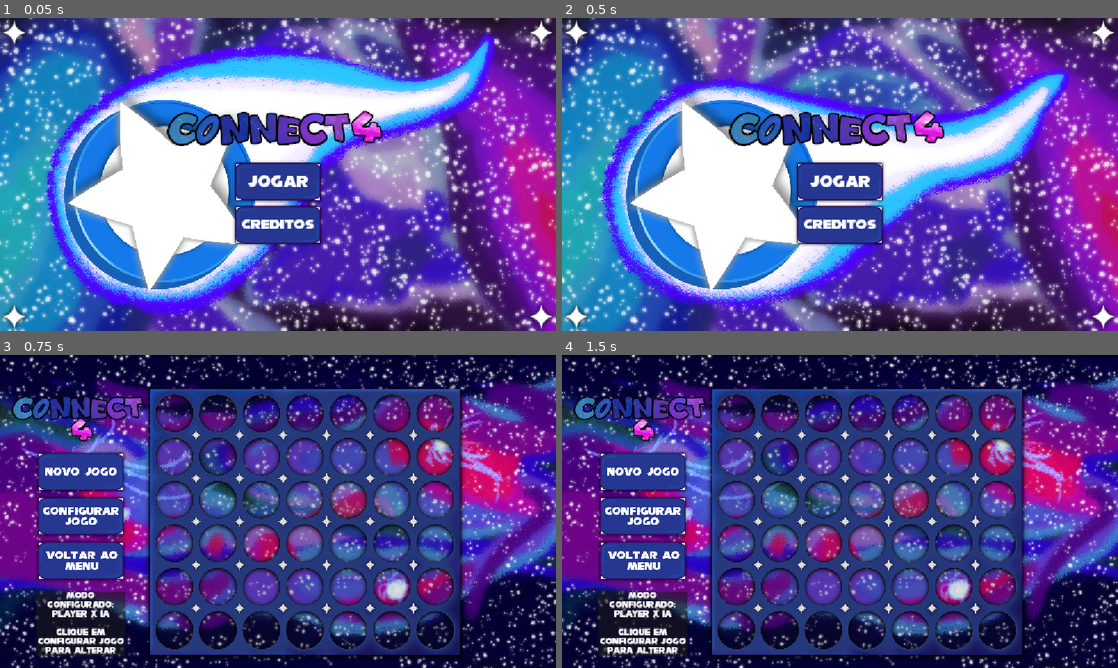
Above: before the commit, frames 1-4 (two rows, left to right).
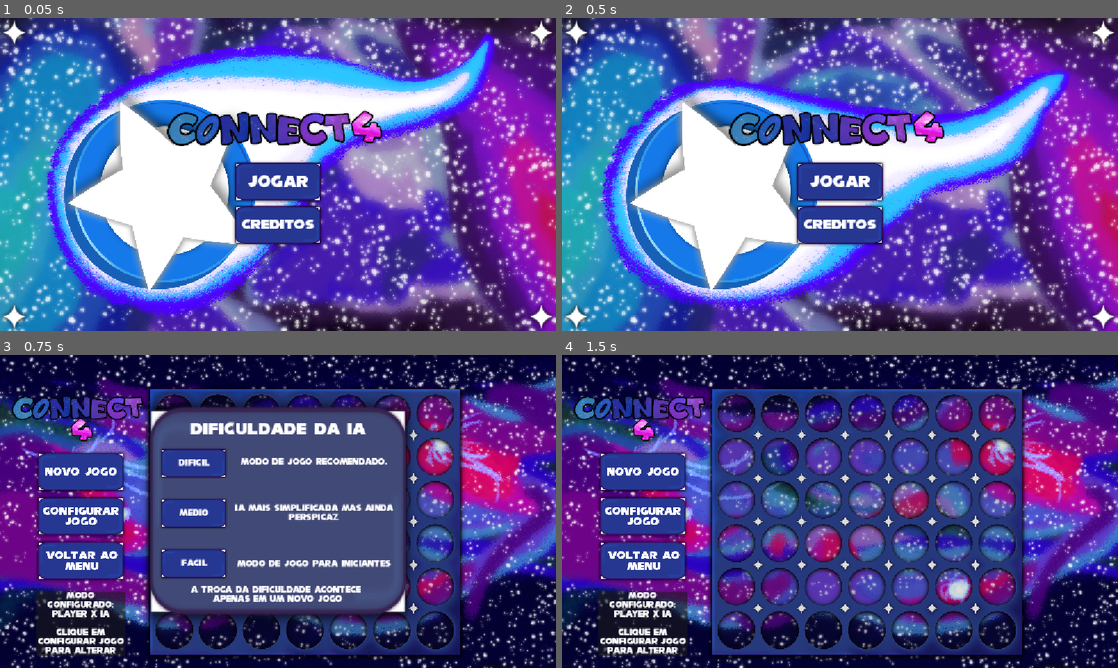
Above: after the commit, the same moments.

Repository: Guilherme-C-Ferrari/Connect-4
Game: Godot game, scene res://Cenas/menu_inicial.tscn
Same seed, same stepped clock (60 frames per second), same inputs: the game is played once before the commit and once after it.
Inputs (mouse positions are in pixels of both pictures, inside the frame that each line leads up to):
- Up to frame 1 (0.05 s): no input
- Up to frame 2 (0.5 s): no input
- Up to frame 3 (0.75 s): click "Jogar" at 0.5 s
- Up to frame 4 (1.5 s): click (756, 464) at 1.25 s, where only the run after the commit has a clickable "Dificil"

Frames 1-2 are identical in both runs. In frame 3, 31% of the frame differs, in the area x 25-74%, y 14-86%; in frame 4, nothing differs.

Commit message:
Ajuste das dificuldades e erro de geração de peça

Diff:
--- a/Cenas/menu_tabuleiro.tscn
+++ b/Cenas/menu_tabuleiro.tscn
@@ -301,7 +301,6 @@
 vertical_alignment = 1
 
 [node name="PanelDeDificuldadeContainer" type="CenterContainer" parent="." unique_id=1331817449]
-visible = false
 layout_mode = 1
 anchors_preset = 8
 anchor_left = 0.5
@@ -479,6 +478,25 @@
 horizontal_alignment = 1
 vertical_alignment = 1
 
+[node name="MarginContainer4" type="MarginContainer" parent="PanelDeDificuldadeContainer/PanelContainer/NinePatchRect" unique_id=680215696]
+layout_mode = 1
+anchors_preset = 12
+anchor_top = 1.0
+anchor_right = 1.0
+anchor_bottom = 1.0
+grow_horizontal = 2
+grow_vertical = 0
+theme_override_constants/margin_bottom = 60
+
+[node name="Label" type="Label" parent="PanelDeDificuldadeContainer/PanelContainer/NinePatchRect/MarginContainer4" unique_id=1736832311]
+layout_mode = 2
+theme_override_fonts/font = ExtResource("3_vpgfy")
+theme_override_font_sizes/font_size = 15
+text = "A troca da dificuldade acontece
+apenas em um novo jogo"
+horizontal_alignment = 1
+vertical_alignment = 1
+
 [node name="PanelDeComecoContainer" type="CenterContainer" parent="." unique_id=1651109539]
 visible = false
 layout_mode = 1
--- a/Scripts/Connect_4.gd
+++ b/Scripts/Connect_4.gd
@@ -18,7 +18,8 @@
 var ia := Minimax.new()
 
 var modo_de_jogo : int = 1 # 1 = P x P, 2 = P X IA, 3 = IA X IA
-var dificuldade_ia : int = 1 # 1 = fácil, 2 = médio, 3 = difícil
+var nova_dificuldade_ia : int = 3
+var dificuldade_ia : int = 3 # 1 = fácil, 2 = médio, 3 = difícil
 var comecoIA : int = 1 # 1 = player começa, 2 = IA começa
 var vezIA : bool = false
 
@@ -70,7 +71,14 @@
 func calcular_jogada_maquina() -> void:
 	ia.finalizar_ia = false
 	var jogador = jogo.jogador_atual()
-	var jogada_ia : Jogada = ia.definir_melhor_jogada(jogo.duplicate(true), jogador, 7)
+	var jogada_ia: Jogada
+	match dificuldade_ia:
+		1:
+			jogada_ia = ia.definir_melhor_jogada(jogo.duplicate(true), jogador, 3)
+		2:
+			jogada_ia = ia.definir_melhor_jogada(jogo.duplicate(true), jogador, 5)
+		3:
+			jogada_ia = ia.definir_melhor_jogada(jogo.duplicate(true), jogador, 7)
 	call_deferred("finalizar_jogada_ia", jogada_ia.movimento)
 
 func finalizar_jogada_ia(movimento: int) -> void:
@@ -119,6 +127,7 @@
 	iniciar_novo_jogo()
 
 func iniciar_novo_jogo() -> void:
+	dificuldade_ia = nova_dificuldade_ia
 	if modo_de_jogo == 3 or (modo_de_jogo == 1 and comecoIA == 2):
 		vezIA = true
 		iniciar_jogada_IA()
@@ -128,10 +137,14 @@
 func iniciar_jogada_IA() -> void:
 	if vezIA:
 		desabilitar_botoes()
-		if thread and thread.is_alive():
-			thread.wait_to_finish()
-		thread = Thread.new()
-		thread.start(calcular_jogada_maquina.bind())
+		if thread:
+			if thread.is_alive():
+				thread.wait_to_finish()
+		call_deferred("iniciar_thread")
+
+func iniciar_thread() -> void:
+	thread = Thread.new()
+	thread.start(calcular_jogada_maquina.bind())
 
 func _on_button_pressed(botao: TextureButton) -> void:
 	match botao.name:
@@ -166,11 +179,11 @@
 func _on_button_dificuldade_pressed(botao: TextureButton) -> void:
 	match botao.name:
 		"Facil":
-			dificuldade_ia = 1
+			nova_dificuldade_ia = 1
 		"Medio":
-			dificuldade_ia = 2
+			nova_dificuldade_ia = 2
 		"Dificil":
-			dificuldade_ia = 3
+			nova_dificuldade_ia = 3
 	painel_dificuldade.visible = false;
 
 func _on_button_comeco_pressed(botao: TextureButton) -> void:
